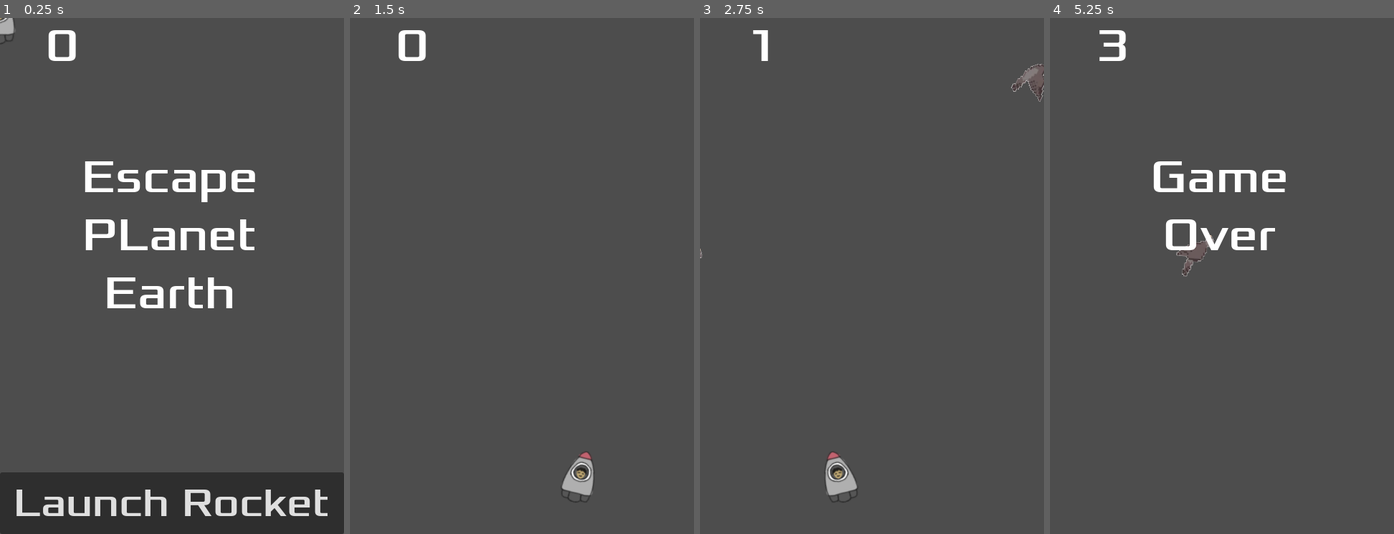
Above: before the commit, frames 1-4 (left to right).
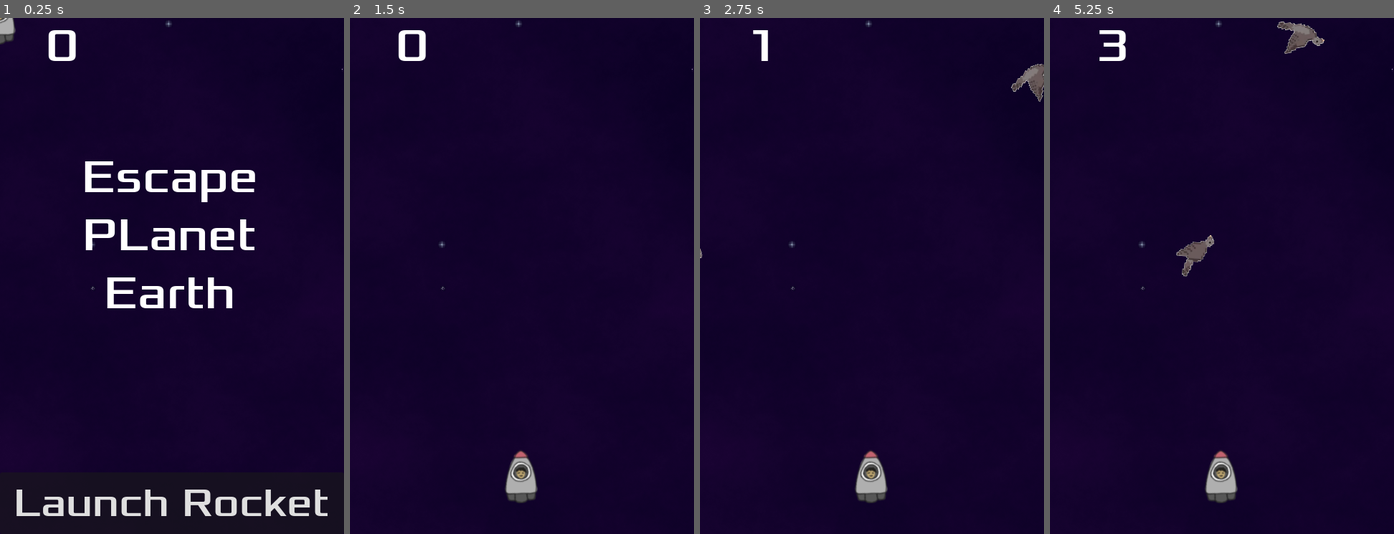
Above: after the commit, the same moments.

Repository: siddydutta/DYHTG-2024-SpaceEscape
Game: Godot game, scene res://main.tscn
The game is run twice, just before and just after one commit, with the same random seed, the same clock (stepped at 60 frames per second) and the same inputs.
Inputs:
- Up to frame 1 (0.25 s): no input
- Up to frame 2 (1.5 s): click "Launch Rocket" at 0.5 s; tap Enter at 1.25 s; hold Right (move_right) from 1.28 s (still down)
- Up to frame 3 (2.75 s): release Right (move_right) at 2.03 s; hold Left (move_left) from 2.03 s (still down)
- Up to frame 4 (5.25 s): release Left (move_left) at 2.78 s; hold Right (move_right) 2.78-4.28 s; hold Left (move_left) from 4.28 s (still down)

The runs differ from the first frame. In frame 1, 95% of the frame differs, in the area x 0-100%, y 0-100%; in frame 2, 100%; in frame 3, 99%; in frame 4, 99%.

Commit message:
Added background

Diff:
--- /dev/null
+++ b/Background/BackGround.tscn
@@ -0,0 +1,8 @@
+[gd_scene load_steps=2 format=3 uid="uid://bwyetln3p16c4"]
+
+[ext_resource type="Texture2D" uid="uid://pl11u3ua1kpo" path="res://Background/space background.png" id="1_rip24"]
+
+[node name="BackGround" type="Node2D"]
+
+[node name="Sprite2D" type="Sprite2D" parent="."]
+texture = ExtResource("1_rip24")
--- a/main.tscn
+++ b/main.tscn
@@ -1,8 +1,8 @@
-[gd_scene load_steps=6 format=3 uid="uid://b24eit6703syq"]
+[gd_scene load_steps=7 format=3 uid="uid://b24eit6703syq"]
 
 [ext_resource type="PackedScene" uid="uid://bqds5kpqglm8d" path="res://Player.tscn" id="1_iwmrs"]
 [ext_resource type="Script" path="res://main.gd" id="1_t4vn5"]
-[ext_resource type="PackedScene" uid="uid://tdfic8a1err8" path="res://mob.tscn" id="2_quhpm"]
+[ext_resource type="PackedScene" uid="uid://bwyetln3p16c4" path="res://Background/BackGround.tscn" id="2_t3buh"]
 [ext_resource type="PackedScene" uid="uid://degj6m0gu6v8h" path="res://hud.tscn" id="4_6nxef"]
 
 [sub_resource type="Curve2D" id="Curve2D_euxua"]
@@ -19,6 +19,8 @@
 
 [node name="Main" type="Node"]
 script = ExtResource("1_t4vn5")
+
+[node name="BackGround" parent="." instance=ExtResource("2_t3buh")]
 
 [node name="Player" parent="." instance=ExtResource("1_iwmrs")]
 
@@ -45,6 +47,7 @@
 rotation = -1.5708
 
 [node name="HUD" parent="." instance=ExtResource("4_6nxef")]
+
 [node name="PowerUpPath" type="Path2D" parent="."]
 curve = SubResource("Curve2D_fyrt5")
 
--- a/player.gd
+++ b/player.gd
@@ -3,7 +3,7 @@
 signal power_up_collected  # For when the player collects a power-up
 
 @export var speed = 400 # How fast the player will move (pixels/sec).
-@export var gesture_flag = false
+@export var gesture_flag = true
 var screen_size # Size of the game window.
 var server: UDPServer
 
